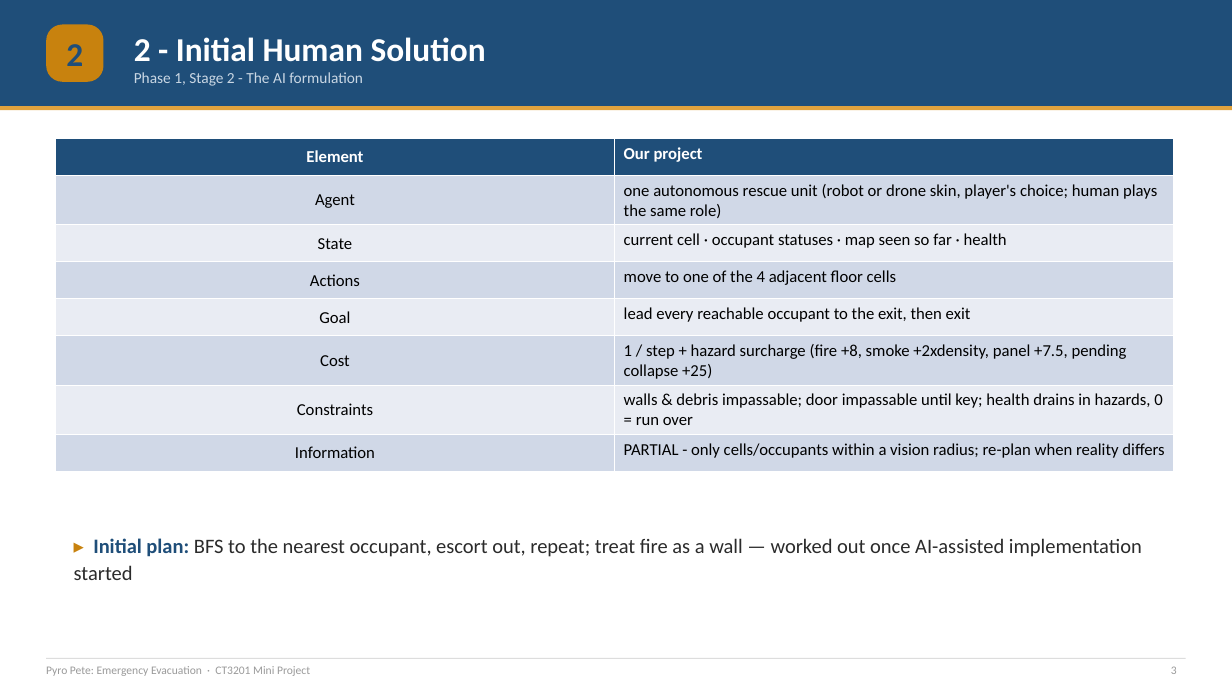
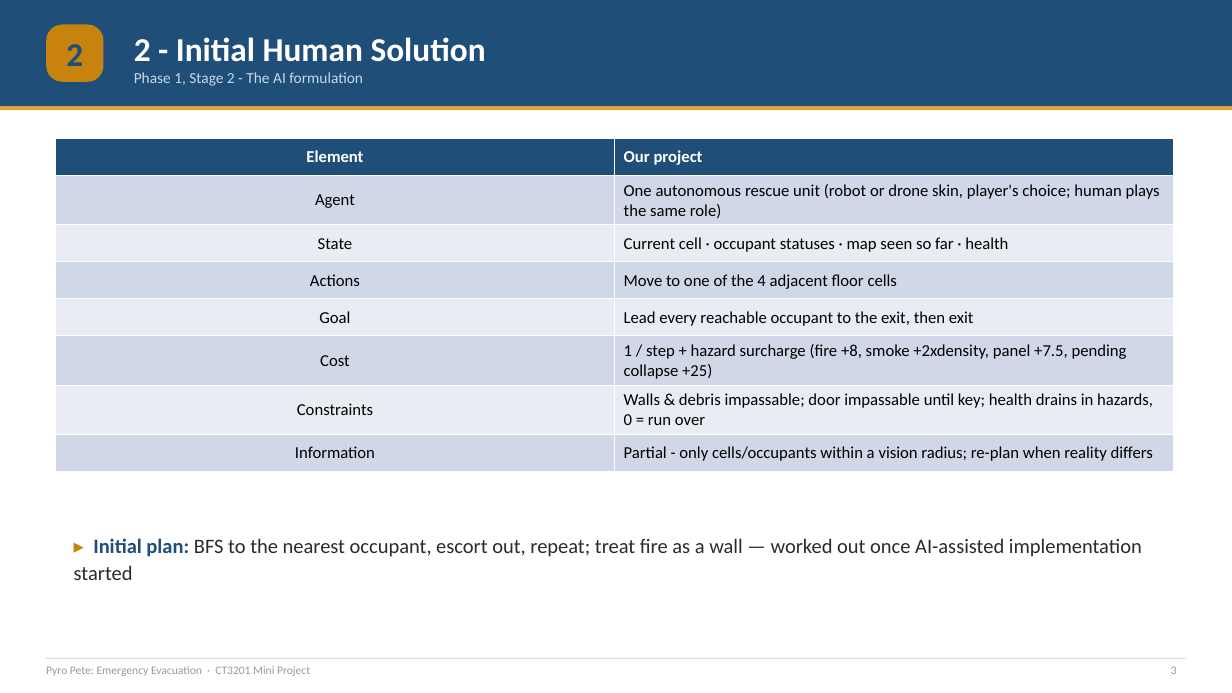
Before and after one commit to Jeb-Lee/CT3201_AI, a slide deck: slide 3 of docs/report/CT3201_Slides.pptx. Drawn at 1232x693 pixels with LibreOffice and Linux fonts; fonts in the diff are those of the drawing. Boxes give left, top, right and bottom in pixels: in the first picture for what was removed or moved away, otherwise in the second. Text is boxed around its words. In the diff, an @@ line names an element or a change of style, - is before the commit and + after.

```diff
--- a/docs/report/CT3201_Slides.pptx
+++ b/docs/report/CT3201_Slides.pptx
@@ table at [55, 139, 1174, 465] @@
-row 2, column 2: one autonomous rescue unit (robot or drone skin, player's choice; human plays the same role)
+row 2, column 2: One autonomous rescue unit (robot or drone skin, player's choice; human plays the same role)
-row 3, column 2: current cell · occupant statuses · map seen so far · health
+row 3, column 2: Current cell · occupant statuses · map seen so far · health
-row 4, column 2: move to one of the 4 adjacent floor cells
+row 4, column 2: Move to one of the 4 adjacent floor cells
-row 5, column 2: lead every reachable occupant to the exit, then exit
+row 5, column 2: Lead every reachable occupant to the exit, then exit
-row 7, column 2: walls & debris impassable; door impassable until key; health drains in hazards, 0 = run over
+row 7, column 2: Walls & debris impassable; door impassable until key; health drains in hazards, 0 = run over
-row 8, column 2: PARTIAL - only cells/occupants within a vision radius; re-plan when reality differs
+row 8, column 2: Partial - only cells/occupants within a vision radius; re-plan when reality differs
```
